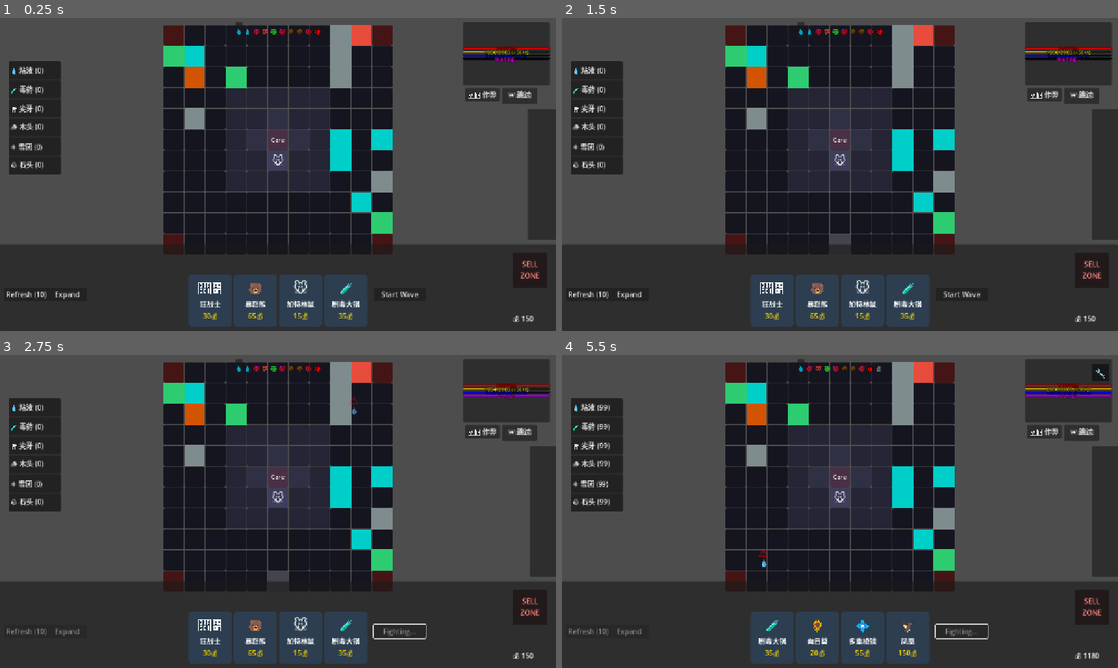
Above: before the commit, frames 1-4 (two rows, left to right).
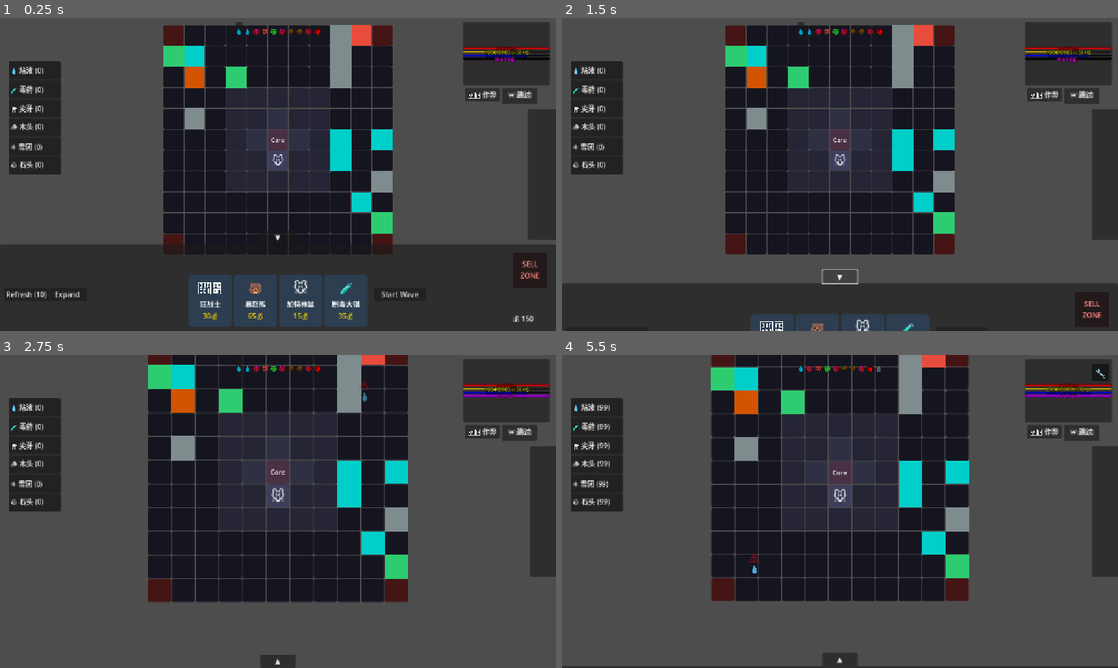
Above: after the commit, the same moments.

Repository: seekerzz/tower-html
Game: Godot game, scene res://src/Scenes/Game/MainGame.tscn
Two runs of this game, one before a commit and one after it. Both use one fixed random seed, a clock stepped at 60 frames per second and the inputs below. The project has no main scene, so this scene is started directly.
Inputs (mouse positions are in pixels of both pictures, inside the frame that each line leads up to):
- Up to frame 1 (0.25 s): no input
- Up to frame 2 (1.5 s): click (840, 237) at 0.5 s, where only the run after the commit has a clickable "▼"; click (840, 324) at 1.25 s, where only the run after the commit has a clickable "▲"
- Up to frame 3 (2.75 s): click "Start Wave" at 2 s
- Up to frame 4 (5.5 s): click "🛠️ 作弊" at 2.75 s; click "⏩ 跳过" at 3.5 s; click (745, 511) at 4.27 s; click "Start Wave" at 5 s

The runs differ from the first frame. In frame 1, less than 0.1% of the frame differs, in the area x 47-53%, y 68-72%; in frame 2, 15%; in frame 3, 39%, in the area x 0-100%, y 0-100%; in frame 4, 37%.

Commit message:
Implement dynamic UI collapsing and auto-zoom camera - Added collapse/expand logic to Shop UI with manual toggle handle - Implemented auto-zoom in MainGame to fit board on wave start - Wired GameManager signals to automate UI/Camera transitions

Diff:
--- a/src/Scripts/MainGame.gd
+++ b/src/Scripts/MainGame.gd
@@ -13,14 +13,19 @@
 # Camera Control
 var zoom_target: Vector2 = Vector2(0.8, 0.8)
 var zoom_tween: Tween
+var default_zoom: Vector2 = Vector2(0.8, 0.8)
+var default_position: Vector2 = Vector2(640, 400)
 
 func _ready():
 	GameManager.ui_manager = main_gui
 	GameManager.main_game = self
 
+	GameManager.wave_started.connect(_on_wave_started)
+	GameManager.wave_ended.connect(_on_wave_ended)
+
 	# Camera Setup
-	camera.zoom = Vector2(0.8, 0.8)
-	camera.position = Vector2(640, 400)
+	camera.zoom = default_zoom
+	camera.position = default_position
 
 	# Connect Shop signals
 	# shop.unit_bought.connect(_on_unit_bought) # Now handled via add_to_bench in Shop
@@ -50,6 +55,42 @@
 
 	zoom_tween = create_tween()
 	zoom_tween.tween_property(camera, "zoom", zoom_target, 0.2).set_trans(Tween.TRANS_SINE).set_ease(Tween.EASE_OUT)
+
+func zoom_to_fit_board():
+	var map_width = Constants.MAP_WIDTH * Constants.TILE_SIZE
+	var map_height = Constants.MAP_HEIGHT * Constants.TILE_SIZE
+
+	var viewport_size = get_viewport_rect().size
+
+	# Calculate zoom to fit map with margin
+	var zoom_x = viewport_size.x / (map_width * 1.2)
+	var zoom_y = viewport_size.y / (map_height * 1.2)
+	var final_zoom = min(zoom_x, zoom_y)
+
+	var target_zoom = Vector2(final_zoom, final_zoom)
+
+	if zoom_tween and zoom_tween.is_valid():
+		zoom_tween.kill()
+
+	zoom_tween = create_tween()
+	zoom_tween.set_parallel(true)
+	zoom_tween.tween_property(camera, "zoom", target_zoom, 0.8).set_trans(Tween.TRANS_CUBIC).set_ease(Tween.EASE_OUT)
+	zoom_tween.tween_property(camera, "position", default_position, 0.8).set_trans(Tween.TRANS_CUBIC).set_ease(Tween.EASE_OUT)
+
+func zoom_to_default():
+	if zoom_tween and zoom_tween.is_valid():
+		zoom_tween.kill()
+
+	zoom_tween = create_tween()
+	zoom_tween.set_parallel(true)
+	zoom_tween.tween_property(camera, "zoom", default_zoom, 0.8).set_trans(Tween.TRANS_CUBIC).set_ease(Tween.EASE_OUT)
+	zoom_tween.tween_property(camera, "position", default_position, 0.8).set_trans(Tween.TRANS_CUBIC).set_ease(Tween.EASE_OUT)
+
+func _on_wave_started():
+	zoom_to_fit_board()
+
+func _on_wave_ended():
+	zoom_to_default()
 
 # Bench Logic
 func add_to_bench(unit_key: String) -> bool:
--- a/src/Scripts/UI/Shop.gd
+++ b/src/Scripts/UI/Shop.gd
@@ -12,6 +12,8 @@
 @onready var start_wave_btn = $Panel/StartWaveButton
 
 var sell_zone = null
+var is_collapsed: bool = false
+var panel_initial_y: float = 0.0
 
 signal unit_bought(unit_key)
 
@@ -27,6 +29,46 @@
 	expand_btn.pressed.connect(_on_expand_button_pressed)
 
 	_create_sell_zone()
+	call_deferred("_setup_collapse_handle")
+
+func _setup_collapse_handle():
+	panel_initial_y = $Panel.position.y
+
+	var handle = Button.new()
+	handle.name = "ToggleHandle"
+	handle.text = "▼"
+	handle.size = Vector2(80, 24)
+	$Panel.add_child(handle)
+
+	# Position at top center, sticking out
+	handle.position = Vector2(($Panel.size.x - handle.size.x) / 2, -handle.size.y)
+	handle.pressed.connect(_on_toggle_handle_pressed)
+
+func _on_toggle_handle_pressed():
+	if is_collapsed:
+		expand_shop()
+	else:
+		collapse_shop()
+
+func collapse_shop():
+	if is_collapsed: return
+	is_collapsed = true
+	var handle = $Panel.get_node_or_null("ToggleHandle")
+	if handle: handle.text = "▲"
+
+	var tween = create_tween()
+	# Move panel down so only handle is visible at bottom
+	var target_y = panel_initial_y + $Panel.size.y
+	tween.tween_property($Panel, "position:y", target_y, 0.5).set_trans(Tween.TRANS_SINE).set_ease(Tween.EASE_OUT)
+
+func expand_shop():
+	if !is_collapsed: return
+	is_collapsed = false
+	var handle = $Panel.get_node_or_null("ToggleHandle")
+	if handle: handle.text = "▼"
+
+	var tween = create_tween()
+	tween.tween_property($Panel, "position:y", panel_initial_y, 0.5).set_trans(Tween.TRANS_SINE).set_ease(Tween.EASE_OUT)
 
 func _create_sell_zone():
 	# Create a visual area for selling
@@ -117,6 +159,7 @@
 	expand_btn.disabled = true
 	start_wave_btn.disabled = true
 	start_wave_btn.text = "Fighting..."
+	collapse_shop()
 
 func on_wave_ended():
 	refresh_btn.disabled = false
@@ -124,6 +167,7 @@
 	start_wave_btn.disabled = false
 	start_wave_btn.text = "Start Wave"
 	refresh_shop(true)
+	expand_shop()
 
 func on_wave_reset():
 	refresh_btn.disabled = false
